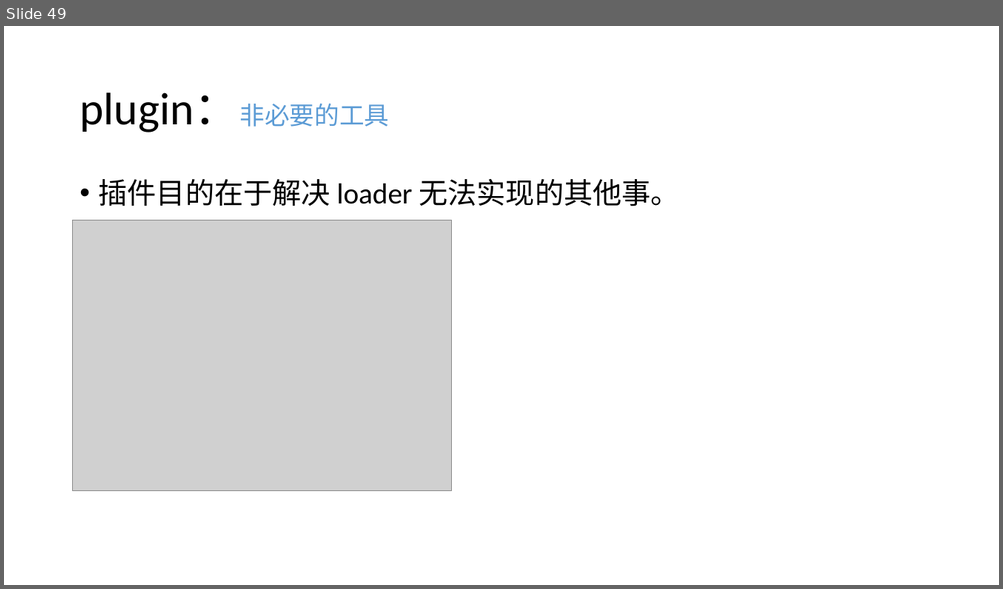
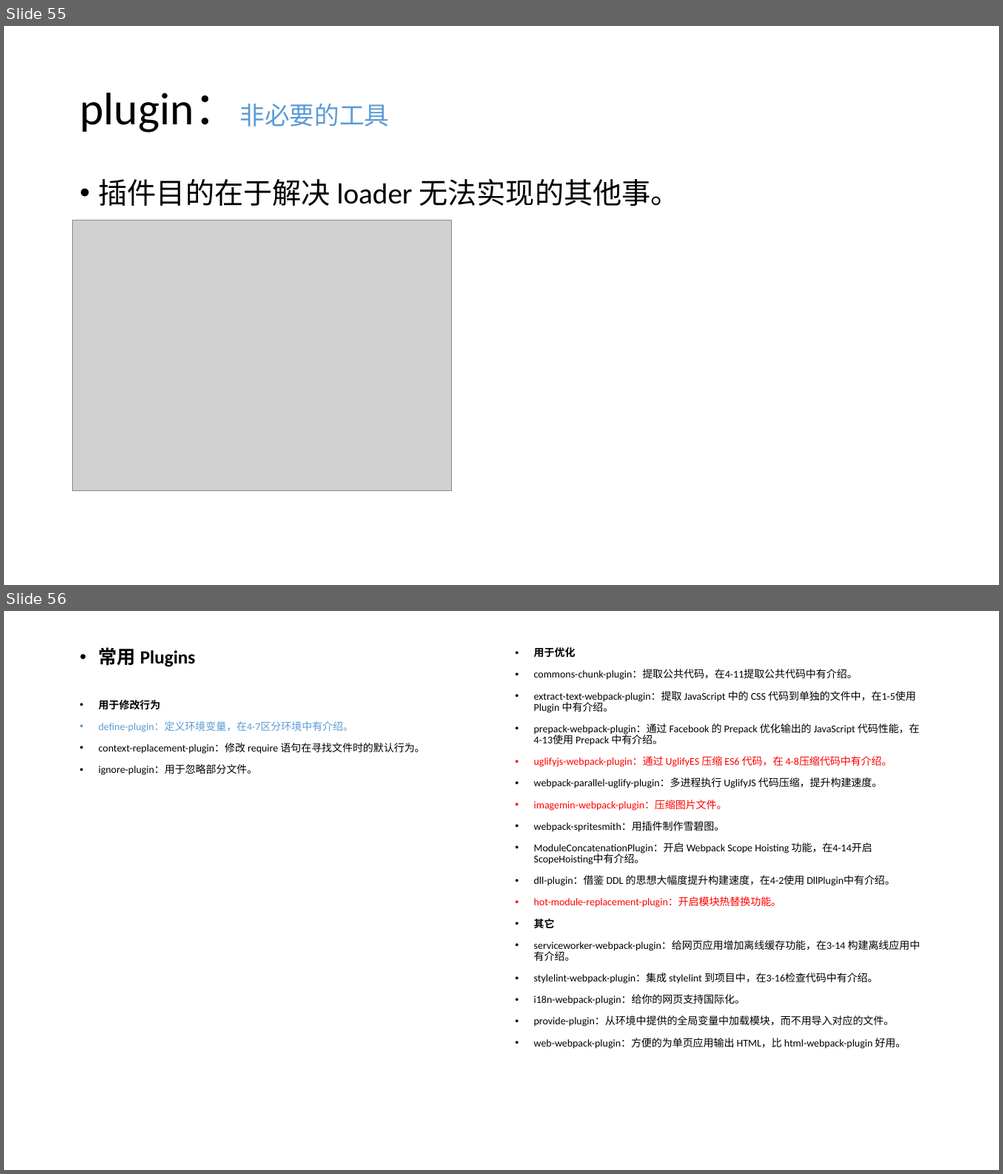
Before and after one commit to Cohen-Wang/workbench, a slide deck: cloud/webpack-ppt/培训 - webpack.pptx. Shown one above the other, each under a label of ours: slide 49 before the commit, slides 55 and 56 after it. The pictures are 1003x589 and 1003x1174 pixels, drawn with LibreOffice and Linux fonts; fonts in the diff are those of the drawing; grey boxes stand for pictures. Boxes give left, top, right and bottom in pixels: in the first picture for what was removed or moved away, otherwise in the second. Text is boxed around its words. In the diff, an @@ line names an element or a change of style, - is before the commit and + after.

```diff
--- a/cloud/webpack-ppt/培训 - webpack.pptx
+++ b/cloud/webpack-ppt/培训 - webpack.pptx
@@ slide 56 added at (4, 611, 999, 1170), background #FFFFFF @@
@@ text added at (99, 647, 424, 775), 10 pt, text #000000 @@
+• 常用 Plugins
+• 用于修改行为
+• define-plugin：定义环境变量，在4-7区分环境中有介绍。
+• context-replacement-plugin：修改 require 语句在寻找文件时的默认行为。
+• ignore-plugin：用于忽略部分文件。
@@ text added at (534, 647, 920, 1049), 10 pt, text #000000 @@
+• 用于优化
+• commons-chunk-plugin：提取公共代码，在4-11提取公共代码中有介绍。
+• extract-text-webpack-plugin：提取 JavaScript 中的 CSS 代码到单独的文件中，在1-5使用 Plugin 中有介绍。
+• prepack-webpack-plugin：通过 Facebook 的 Prepack 优化输出的 JavaScript 代码性能，在 4-13使用 Prepack 中有介绍。
+• uglifyjs-webpack-plugin：通过 UglifyES 压缩 ES6 代码，在 4-8压缩代码中有介绍。
+• webpack-parallel-uglify-plugin：多进程执行 UglifyJS 代码压缩，提升构建速度。
+• imagemin-webpack-plugin：压缩图片文件。
+• webpack-spritesmith：用插件制作雪碧图。
+• ModuleConcatenationPlugin：开启 Webpack Scope Hoisting 功能，在4-14开启 ScopeHoisting中有介绍。
+• dll-plugin：借鉴 DDL 的思想大幅度提升构建速度，在4-2使用 DllPlugin中有介绍。
+• hot-module-replacement-plugin：开启模块热替换功能。
+• 其它
+• serviceworker-webpack-plugin：给网页应用增加离线缓存功能，在3-14 构建离线应用中有介绍。
+• stylelint-webpack-plugin：集成 stylelint 到项目中，在3-16检查代码中有介绍。
+• i18n-webpack-plugin：给你的网页支持国际化。
+• provide-plugin：从环境中提供的全局变量中加载模块，而不用导入对应的文件。
+• web-webpack-plugin：方便的为单页应用输出 HTML，比 html-webpack-plugin 好用。
@@ what was slide 49 is now slide 55 @@
```
Also in this commit, not shown: 5 slides changed, 6 other slides added, 1 other file.
